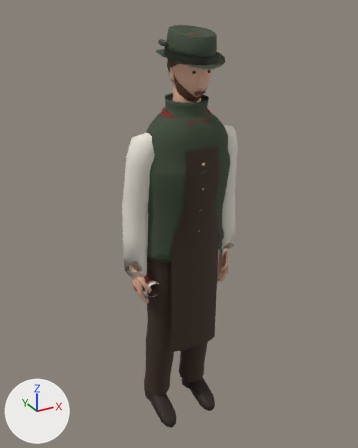
Before and after pictures for a commit that changed the glTF model site/public/models/people_vendor_bier.glb.
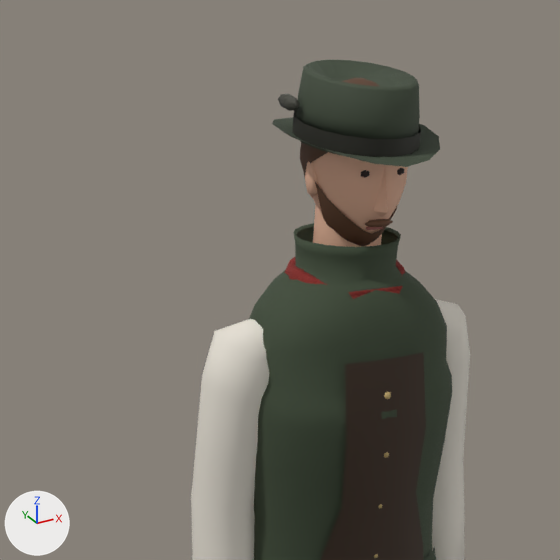
The first picture shows the older version from a 50 mm camera at (-0.975, -1.739, 1.895) aimed at (-0.005, 0.025, 1.013). The close-ups show the older and then the newer version on the part from 12% to 77% of the width and 0% to 52% of the height of that picture. Only the edits that show in the close-ups are written down. Every picture has the same lights, and +X, +Y and +Z are marked at lower left. Vertices at exactly the same position are counted once.

The first close-up shows 'body'.
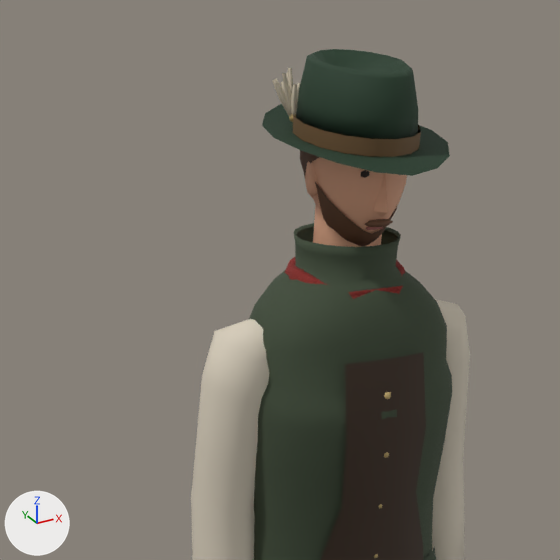
Boxes (x1, y1, x2, y2) around the edits, measured in the close-ups (560 x 560 px):
'body', surface changed, reshaped
    before: (191, 60, 470, 560)
    after: (191, 49, 470, 560)
part 1 of me_body, reshaped
    before: (272, 60, 440, 167)
    after: (262, 49, 450, 176)
part 2 of me_body, recoloured
    both: (191, 115, 470, 560)

Edits to the bpy script that builds the scene:
```text
Change mat_hat:
    where n2 = _N.new('ShaderNodeMix'); n2.name = 'Mix'
    n2.inputs[7].default_value: (0.0497, 0.0685, 0.0409, 1.0) -> (0.0137, 0.0423, 0.0194, 1.0)  # 'B', greyish green #3f4a39 -> 'B', dark green #1f3a26
Change me_body:
    used by ob_body; location = (0.0, 0.0, 0.0)
    remove me_body.from_pydata(...)  # 2281 vertices, 4063 faces; spans x -0.28..0.28, y -0.2..0.17, z -0.01..1.83
    add me_body.from_pydata(...)  # 2362 vertices, 4171 faces; spans x -0.28..0.28, y -0.22..0.17, z -0.01..1.85
    me_body part 1
    31 vertices are removed from x -0.1..0.02, y -0.11..0.01, z 1.76..1.79
    84 faces are deleted
    24 vertices in x -0.09..0.09, y -0.17..0.05, z 1.75..1.81 move by (0.0, 0.0, 0.01)
    11 vertices in x -0.05..0.05, y -0.06..0.04, z 1.8..1.83 move by (0.0, -0.01, 0.01)
    6 vertices in x -0.08..0.08, y -0.16..-0.07, z 1.78..1.81 move by (0.0, 0.0, 0.02)
    5 vertices in x -0.08..-0.03, y -0.15..-0.07, z 1.79..1.81 move by (0.01, 0.0, 0.02)
    5 vertices in x 0.03..0.08, y -0.15..-0.07, z 1.79..1.81 move by (-0.01, 0.0, 0.02)
    3 vertices in x -0.06..0.06, y 0.01..0.03, z 1.82..1.83 move by (0.0, -0.01, 0.02)
    46 vertices move from x -0.12..0.12, y -0.2..0.1, z 1.69..1.83 to x -0.14..0.14, y -0.22..0.12, z 1.68..1.84
    80 vertices are added at x -0.11..0.02, y -0.11..0.04, z 1.74..1.82
    132 new faces join them, mat_body
    me_body part 2: 1256 kept faces spanning x -0.28..0.28, y -0.17..0.07, z 0.69..1.8 get new vertex colours; the middle colour goes from beige #e7b69a to beige #e0a888
    other edits to the shape of me_body do not show in these pictures
```
